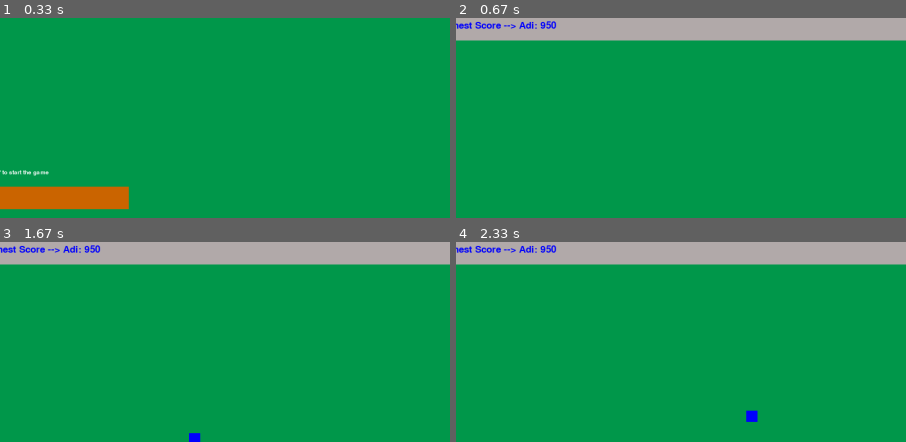
Above: before the commit, frames 1-4 (two rows, left to right).
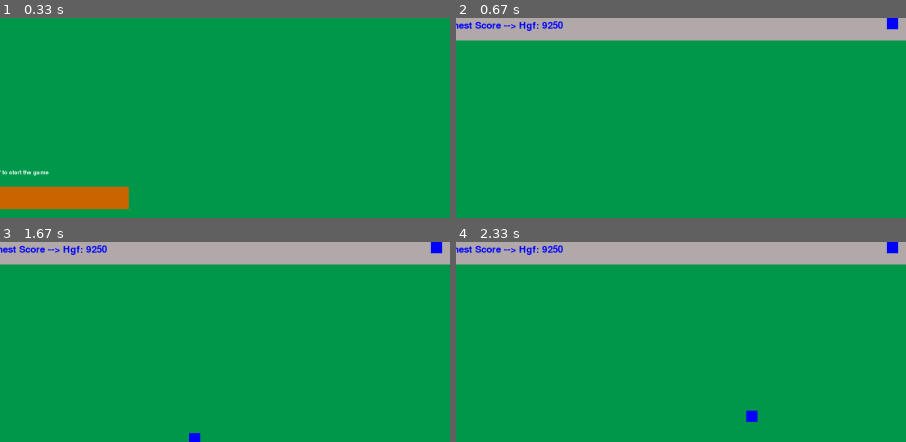
Above: after the commit, the same moments.

Repository: xAdrianCx/PYGAME---SNAKE
Game: pygame game, started from main.py
The game is run twice, just before and just after one commit, with the same random seed, the same clock (stepped at 60 frames per second) and the same inputs.
Inputs:
- Up to frame 1 (0.33 s): no input
- Up to frame 2 (0.67 s): tap Enter at 0.33 s
- Up to frame 3 (1.67 s): hold Right 0.67-1.13 s; hold Up 1.33-1.63 s
- Up to frame 4 (2.33 s): hold Right 1.67-2.13 s; hold Left from 2.17 s (still down)
The pictures show only the part of the screen within x 44-94%, y 0-50%; the shares and areas given below are measured in that part.

Frame 1 is identical in both runs. In frame 2, 0.4% of the frame differs, in the area x 14-99%, y 0-7%; in frame 3, 0.4%; in frame 4, 0.4%.

Commit message:
draw_stats function now draws remaining lies on the top right corner of the screen

Diff:
--- a/game_stats.py
+++ b/game_stats.py
@@ -48,13 +48,22 @@
         self.rect_background.top = self.screen_rect.top
         cwd = os.getcwd()
         os.chdir(cwd)
+        # Get the highest score from the database.
         with open("scoreboard.json", "r+") as data_file:
             data = json.load(data_file)
         self.high_score_name = max(data, key=data.get)
         self.highest_score = max(data.values())
+        # Create the lives.
+        self.snake_lives = pygame.Rect(0, 0, self.gs.snake_head, self.gs.snake_head)
+        self.snake_lives_color = self.gs.snake_color
+        self.snake_lives.right = self.screen_rect.right - 110
+        self.snake_live_list = []
+        for i in range(self.gs.snake_lives):
+            self.snake_live_list.append(self.snake_lives.copy())
 
-    def draw_score(self, pnb):
-        """ Draw the score to the screen."""
+    def draw_stats(self, pnb):
+        """ Draw the score to the screen.
+        Also draws the lives left."""
         # Create a high score font object.
         high_score_msg_font = pygame.font.SysFont("Comic Sans", 25)
         high_score_msg = f"All Time Highest Score --> {self.high_score_name.title()}: {self.highest_score}"
@@ -68,5 +77,6 @@
         score_img = score_msg_font.render(score_msg, True, "BLUE")
         # Draw everything to the screen.
         pygame.draw.rect(self.screen, self.score_color, self.rect_background)
+        [pygame.draw.rect(self.screen, self.snake_lives_color, life) for life in self.snake_live_list]
         self.screen.blit(score_img, (10, 5))
         self.screen.blit(high_score_img, ((self.screen_rect.right // 2) - 200, 5))
--- a/main.py
+++ b/main.py
@@ -43,7 +43,7 @@
         if gs.game_running and not gs.game_paused:
             screen.fill(gs.bg_color)
             gf.check_key_pressed(gs, screen, snake, pnb)
-            sb.draw_score(pnb)
+            sb.draw_stats(pnb)
             bait.draw_bait()
             snake.draw_snake()
             gf.check_snake_screen_collisions(snake, sb)
--- a/scoreboard.json
+++ b/scoreboard.json
@@ -1 +1 @@
-{"NoName": 0, "adi": 950}
+{"NoName": 0, "adi": 950, "hgf": 9250}
--- a/snake.py
+++ b/snake.py
@@ -31,7 +31,8 @@
         self.gs.snake_body = self.gs.snake_body[-self.gs.snake_length:]
 
     def reset(self):
-        """ Position the snake in the middle of the screen."""
+        """ Position the snake in the middle of the screen after it hits an edge.
+        Also decrease lives left."""
         self.rect.center = (self.screen_rect.centerx - (self.gs.snake_head / 2), self.screen_rect.centery)
         self.key_pressed = None
 
